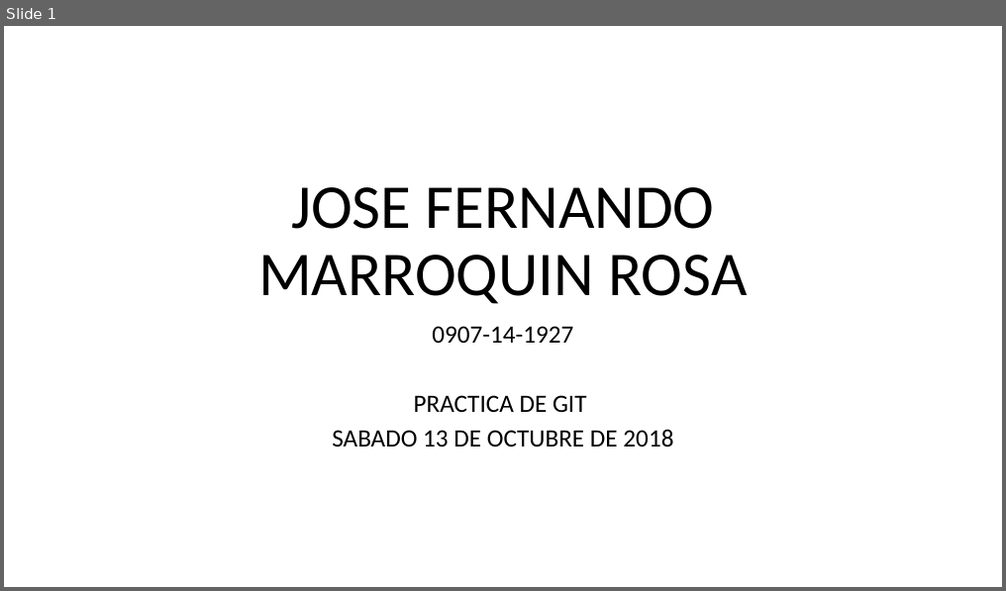
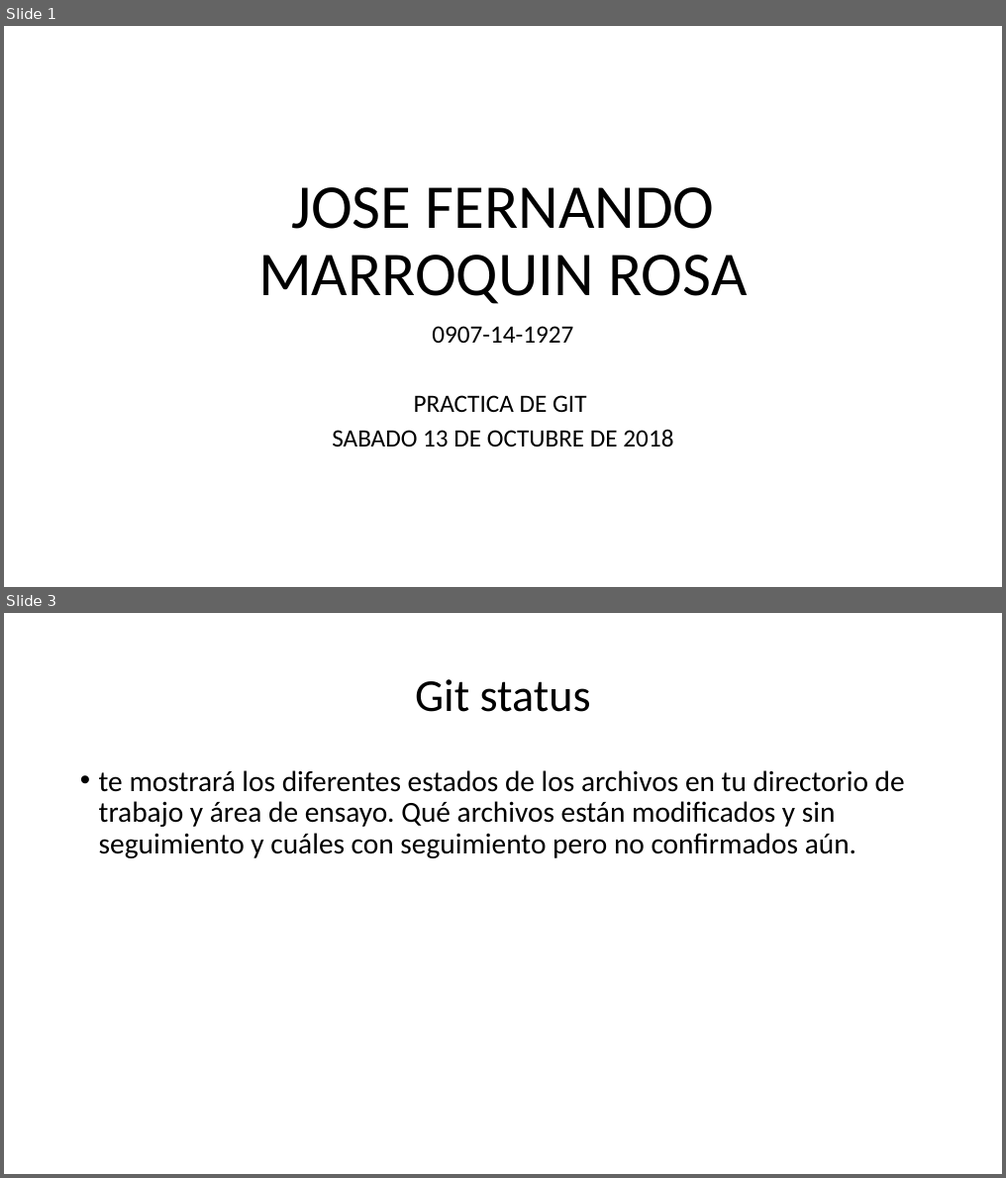
Before and after one commit to chepe11295/tareaSabado, a slide deck: joseMarroquin.pptx. Shown one above the other, each under a label of ours: slide 1 before the commit, slides 1 and 3 after it; the slides between them are not shown. The pictures are 1006x591 and 1006x1178 pixels, drawn with LibreOffice and Linux fonts; fonts in the diff are those of the drawing. Boxes give left, top, right and bottom in pixels: in the first picture for what was removed or moved away, otherwise in the second. Text is boxed around its words. In the diff, an @@ line names an element or a change of style, - is before the commit and + after.

Commit message:
sentencia 2 git status. segunda rama creada

```diff
--- a/joseMarroquin.pptx
+++ b/joseMarroquin.pptx
@@ slide 3 added at [4, 613, 1002, 1174], background #FFFFFF @@
@@ title added at [415, 679, 591, 712], 44 pt, text #000000 @@
+Git status
@@ text added at [99, 770, 905, 859], 28 pt, text #000000 @@
+• te mostrará los diferentes estados de los archivos en tu directorio de trabajo y área de ensayo. Qué archivos están modificados y sin seguimiento y cuáles con seguimiento pero no confirmados aún.
```
Also in this commit, not shown: 1 other slide added.
